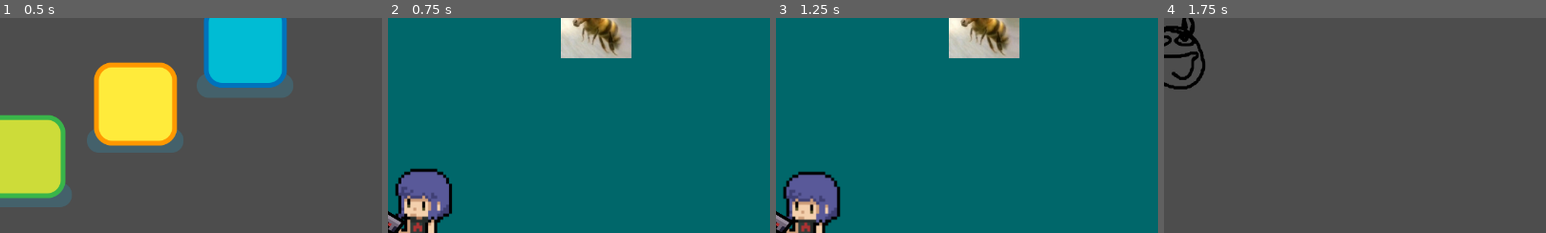
Above: before the commit, frames 1-4 (left to right).
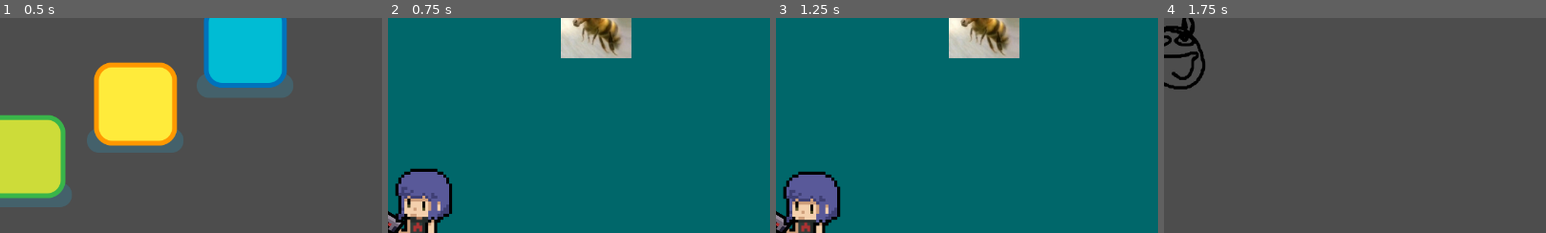
Above: after the commit, the same moments.

Repository: brianli378/ecs179-final-project
Game: Godot game, scene res://scenes/world.tscn
Two runs of this game, one before a commit and one after it. Both use one fixed random seed, a clock stepped at 60 frames per second and the inputs below.
Inputs (mouse positions are % of the whole screen's width and height, from its top left):
- Up to frame 1 (0.5 s): no input
- Up to frame 2 (0.75 s): click (21, 25) at 0.52 s
- Up to frame 3 (1.25 s): no input
- Up to frame 4 (1.75 s): tap Enter (ui_accept) at 1.25, 1.52 s; move the mouse to (72, 45) at 1.27 s; hold D (move_right) from 1.28 s (still down); tap Shift (dash) at 1.35 s
The pictures show only the part of the screen within x 46-96%, y 3-53%; the shares and areas given below are measured in that part.

Frame 1 is identical in both runs. In frame 2, 0.3% of the frame differs, in the area x 2-17%, y 70-96%; in frame 3, 0.4%, in the area x 2-17%, y 71-97%; in frame 4, nothing differs.

Commit message:
rocket launcher added / changed so players head is in front of the gun

Diff:
--- a/2d-roguelike/scenes/player.tscn
+++ b/2d-roguelike/scenes/player.tscn
@@ -1,9 +1,11 @@
-[gd_scene load_steps=23 format=3 uid="uid://cjfuyyu8dl486"]
+[gd_scene load_steps=30 format=3 uid="uid://cjfuyyu8dl486"]
 
 [ext_resource type="Script" uid="uid://dpfhd8ckyl4nx" path="res://scripts/player.gd" id="1_3vyb7"]
 [ext_resource type="Script" uid="uid://c36483pxjdqw" path="res://scripts/gun_manager.gd" id="4_dqkch"]
+[ext_resource type="Texture2D" uid="uid://48xfikcoknbv" path="res://assets/tiny_head_left.png" id="5_d2wvv"]
 [ext_resource type="Script" uid="uid://khln6qoy0c4f" path="res://scripts/position_lock_lerp_camera.gd" id="5_qlg0r"]
 [ext_resource type="Texture2D" uid="uid://d0opbe7n8wpat" path="res://assets/pistol_sprite.png" id="5_y4r1p"]
+[ext_resource type="Texture2D" uid="uid://dbb1icvieguc8" path="res://assets/tiny_head_right.png" id="6_3v2ag"]
 [ext_resource type="Texture2D" uid="uid://ryv7je4xbj7p" path="res://assets/tiny_idle_left.png" id="6_y4r1p"]
 [ext_resource type="Texture2D" uid="uid://crsnfbaik82ig" path="res://assets/tiny_idle_right.png" id="7_d2wvv"]
 [ext_resource type="Texture2D" uid="uid://ctsktlwtg03h1" path="res://assets/tiny_walk_left.png" id="8_3v2ag"]
@@ -12,6 +14,69 @@
 [sub_resource type="RectangleShape2D" id="RectangleShape2D_g2els"]
 size = Vector2(126, 123.5)
 
+[sub_resource type="AtlasTexture" id="AtlasTexture_f1ej7"]
+atlas = ExtResource("5_d2wvv")
+region = Rect2(0, 0, 221, 362)
+
+[sub_resource type="AtlasTexture" id="AtlasTexture_a38lo"]
+atlas = ExtResource("5_d2wvv")
+region = Rect2(221, 0, 221, 362)
+
+[sub_resource type="AtlasTexture" id="AtlasTexture_4ni07"]
+atlas = ExtResource("6_3v2ag")
+region = Rect2(0, 0, 221, 362)
+
+[sub_resource type="AtlasTexture" id="AtlasTexture_l71n6"]
+atlas = ExtResource("6_3v2ag")
+region = Rect2(221, 0, 221, 362)
+
+[sub_resource type="SpriteFrames" id="SpriteFrames_ke2ow"]
+animations = [{
+"frames": [{
+"duration": 1.0,
+"texture": SubResource("AtlasTexture_f1ej7")
+}, {
+"duration": 1.0,
+"texture": SubResource("AtlasTexture_a38lo")
+}],
+"loop": true,
+"name": &"tiny_idle_left",
+"speed": 2.0
+}, {
+"frames": [{
+"duration": 1.0,
+"texture": SubResource("AtlasTexture_4ni07")
+}, {
+"duration": 1.0,
+"texture": SubResource("AtlasTexture_l71n6")
+}],
+"loop": true,
+"name": &"tiny_idle_right",
+"speed": 2.0
+}, {
+"frames": [{
+"duration": 1.0,
+"texture": SubResource("AtlasTexture_f1ej7")
+}, {
+"duration": 1.0,
+"texture": SubResource("AtlasTexture_a38lo")
+}],
+"loop": true,
+"name": &"tiny_walk_left",
+"speed": 5.0
+}, {
+"frames": [{
+"duration": 1.0,
+"texture": SubResource("AtlasTexture_4ni07")
+}, {
+"duration": 1.0,
+"texture": SubResource("AtlasTexture_l71n6")
+}],
+"loop": true,
+"name": &"tiny_walk_right",
+"speed": 5.0
+}]
+
 [sub_resource type="AtlasTexture" id="AtlasTexture_ur7pv"]
 atlas = ExtResource("6_y4r1p")
 region = Rect2(0, 0, 221, 362)
@@ -126,6 +191,7 @@
 centered = false
 
 [node name="Gun" type="Sprite2D" parent="Body"]
+z_index = 1
 position = Vector2(100, 30)
 scale = Vector2(1.1484375, 0.3046875)
 centered = false
@@ -154,6 +220,11 @@
 position_smoothing_enabled = true
 script = ExtResource("5_qlg0r")
 
-[node name="AnimatedSprite2D" type="AnimatedSprite2D" parent="."]
+[node name="Head" type="AnimatedSprite2D" parent="."]
+z_index = 2
+sprite_frames = SubResource("SpriteFrames_ke2ow")
+animation = &"tiny_walk_right"
+
+[node name="BodySprite" type="AnimatedSprite2D" parent="."]
 sprite_frames = SubResource("SpriteFrames_pf23h")
 animation = &"tiny_walk_right"
--- a/2d-roguelike/scripts/gun_manager.gd
+++ b/2d-roguelike/scripts/gun_manager.gd
@@ -48,7 +48,7 @@
 	"machine gun": preload("res://assets/machinegun_sprite.png"),
 	"sniper": preload("res://assets/sniper_sprite.png"),
 	"shotgun": preload("res://assets/shotgun_sprite.png"),
-	"rocket launcher": preload("res://assets/machinegun_sprite.png") #TODO: add rocket launcher sprite
+	"rocket launcher": preload("res://assets/rocket_launcher_sprite.png")
 }
 
 # Gun specific offsets when facing right
@@ -75,7 +75,7 @@
 	"machine gun": Vector2(-175, 0),
 	"sniper": Vector2(-200, 0),
 	"shotgun": Vector2(0, 0),
-	"rocket launcher": Vector2(0, 0)
+	"rocket launcher": Vector2(-120, -60)
 }
 
 # Projectile spawn location
@@ -84,7 +84,7 @@
 	"machine gun": Vector2(120, 20),
 	"sniper": Vector2(430, 20),
 	"shotgun": Vector2(250, 0),
-	"rocket launcher": Vector2(430, 20)
+	"rocket launcher": Vector2(250, 25)
 }
 
 
--- a/2d-roguelike/scripts/player.gd
+++ b/2d-roguelike/scripts/player.gd
@@ -6,7 +6,8 @@
 
 const SPEED := 700.0
 @onready var cam := $Camera2D
-@onready var anim: AnimatedSprite2D = $AnimatedSprite2D
+@onready var head: AnimatedSprite2D = $Head
+@onready var body_sprite: AnimatedSprite2D = $BodySprite
 
 # dash
 const DASH_SPEED_MULT := 20.0
@@ -22,6 +23,10 @@
 var mouse_position : Vector2
 var player_position : Vector2
 var last_horizontal_direction := 1  # 1 for right, -1 for left (default to right)
+
+func play_synced_animation(anim_name: String) -> void:
+	head.play(anim_name)
+	body_sprite.play(anim_name)
 
 func _process(_delta: float) -> void:
 	#look_at(get_global_mouse_position())
@@ -74,9 +79,9 @@
 	if move_direction == Vector2.ZERO:
 		# if player isnt moving, play idle animation
 		if facing_left:
-			anim.play("tiny_idle_left")
+			play_synced_animation("tiny_idle_left")
 		else:
-			anim.play("tiny_idle_right")
+			play_synced_animation("tiny_idle_right")
 
 	else:
 		# old code, remove later
@@ -93,9 +98,9 @@
 				anim.play("tiny_walk_right")
 		'''
 		if facing_left:
-			anim.play("tiny_walk_left")
+			play_synced_animation("tiny_walk_left")
 		else:
-			anim.play("tiny_walk_right")
+			play_synced_animation("tiny_walk_right")
 
 
 	move_and_slide()
Binary file added: 2d-roguelike/assets/rocket_launcher_sprite.aseprite
Binary file added: 2d-roguelike/assets/rocket_launcher_sprite.png
Not shown, added: 2d-roguelike/assets/rocket_launcher_sprite.png.import
Binary file added: 2d-roguelike/assets/tiny_head_left.aseprite
Binary file added: 2d-roguelike/assets/tiny_head_left.png
Not shown, added: 2d-roguelike/assets/tiny_head_left.png.import
Binary file added: 2d-roguelike/assets/tiny_head_right.aseprite
Binary file added: 2d-roguelike/assets/tiny_head_right.png
Not shown, added: 2d-roguelike/assets/tiny_head_right.png.import
